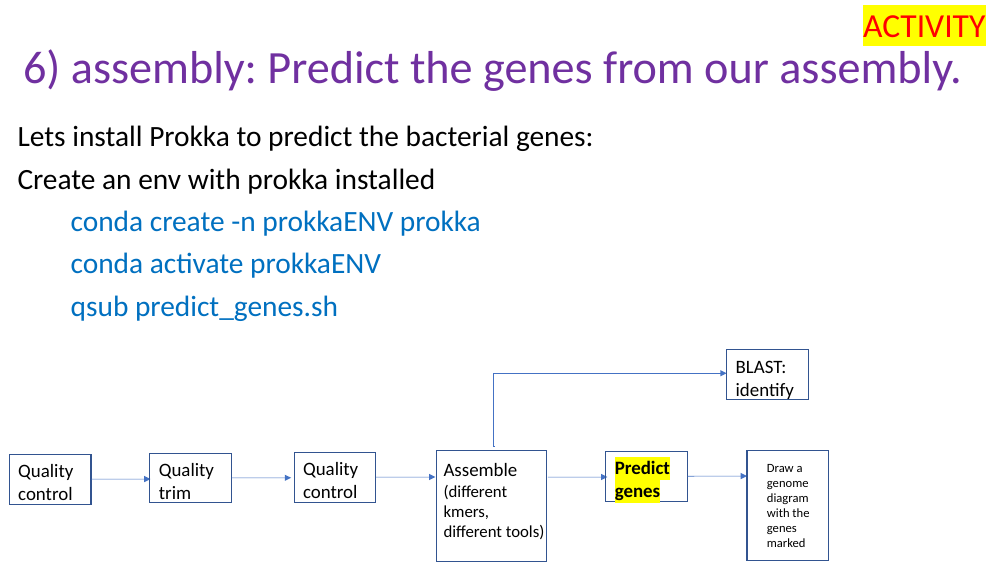
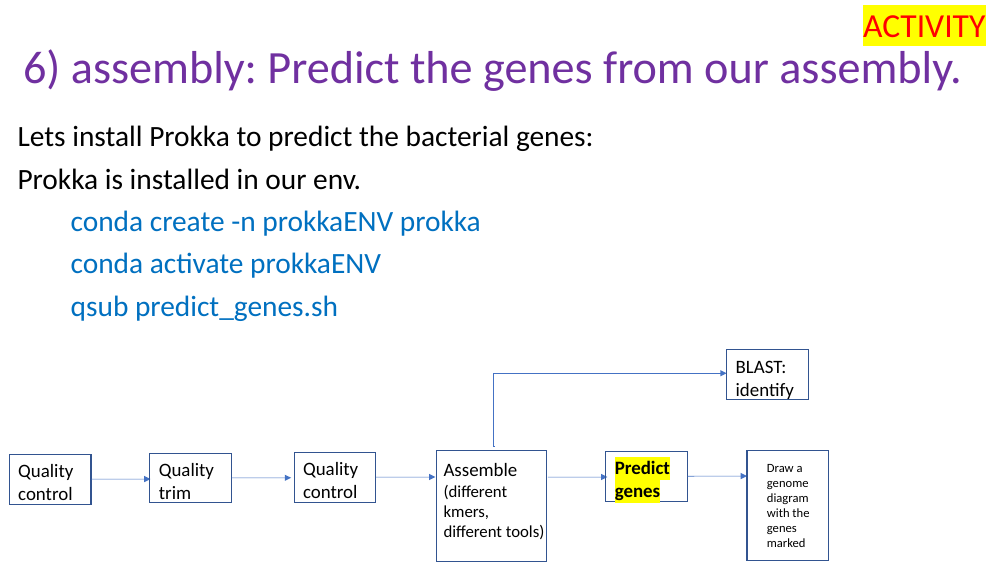
Before and after one commit to peterthorpe5/genome_assembly_workshop, a slide deck: slide 25 of powerpoint/6_assembly.pptx. Drawn at 1008x567 pixels with LibreOffice and Linux fonts; fonts in the diff are those of the drawing. Boxes give left, top, right and bottom in pixels: in the first picture for what was removed or moved away, otherwise in the second. Text is boxed around its words. In the diff, an @@ line names an element or a change of style, - is before the commit and + after.

```diff
--- a/powerpoint/6_assembly.pptx
+++ b/powerpoint/6_assembly.pptx
@@ text at [18, 168, 361, 190]: text changed @@
-Create an env with prokka installed
+Prokka is installed in our env.
```
Also in this commit, not shown: 12 other slides changed, 23 other files.
